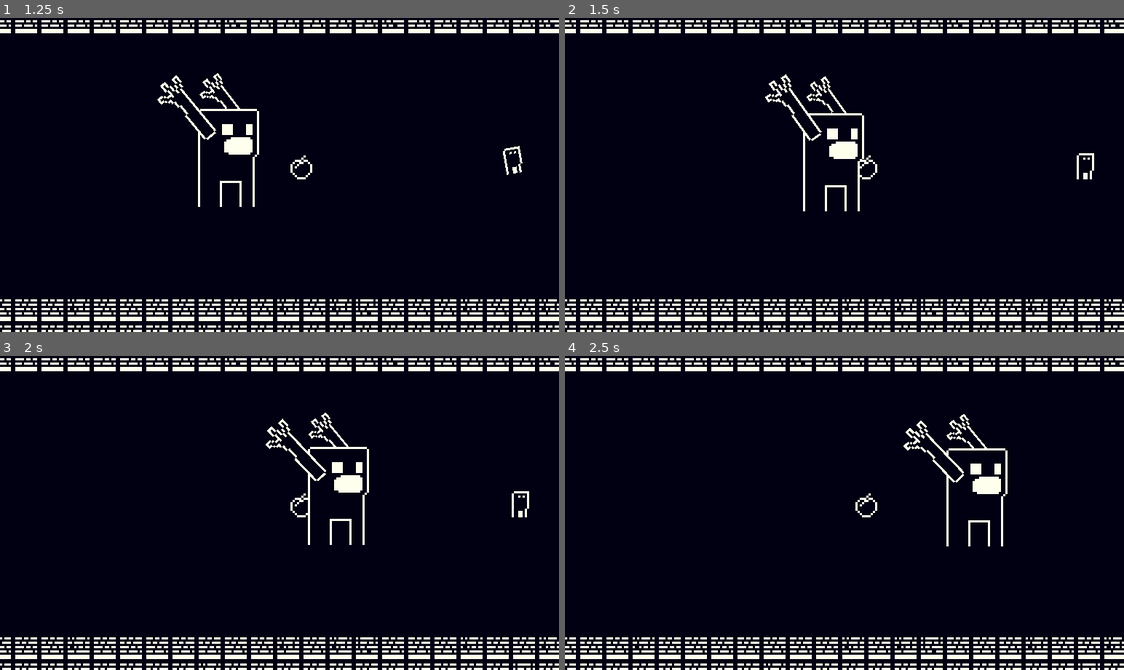
Above: before the commit, frames 1-4 (two rows, left to right).
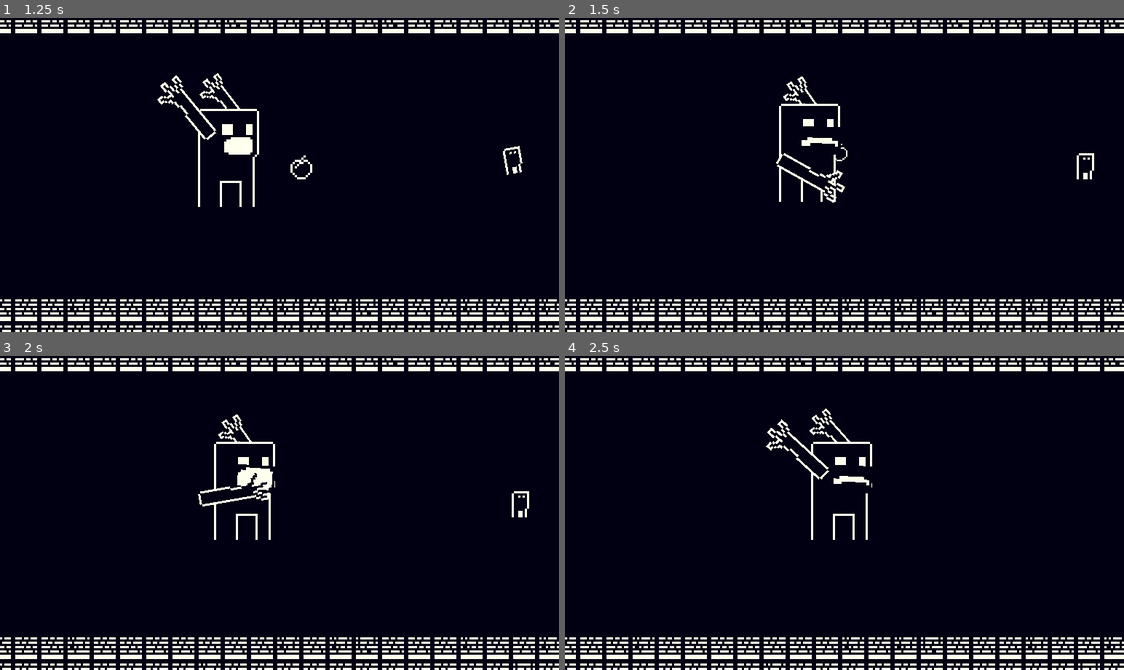
Above: after the commit, the same moments.

Repository: rrebane/ld50
Game: Godot game, scene res://world/levels/level_1.tscn
Two runs of this game, one before a commit and one after it. Both use one fixed random seed, a clock stepped at 60 frames per second and the inputs below.
Inputs (mouse positions are in pixels of both pictures, inside the frame that each line leads up to):
- Up to frame 1 (1.25 s): move the mouse to (402, 159) at 0.52 s; hold D (right) from 0.53 s (still down); tap Space (pick_up) at 0.6 s; click (402, 159) at 0.67 s
- Up to frame 2 (1.5 s): release D (right) at 1.25 s; drag from (732, 190) to (1090, 165) at 1.27 s
- Up to frame 3 (2 s): no input
- Up to frame 4 (2.5 s): move the mouse to (900, 443) at 2.02 s; hold D (right) from 2.03 s (still down); tap Space (pick_up) at 2.1 s

Frame 1 is identical in both runs. In frame 2, 1.8% of the frame differs, in the area x 35-56%, y 17-62%; in frame 3, 2.2%, in the area x 35-67%, y 18-61%; in frame 4, 2.1%.

Commit message:
Adds eating and some assets
This adds some further logic to eating and also some
new food and obstacle assets. Got a bit carried away.

Diff:
--- a/food/Food.gd
+++ b/food/Food.gd
@@ -4,6 +4,7 @@
 var THROW_SPEED := Vector2(100, 0)
 var DRAG := Vector2(2, 0)
 var velocity := Vector2.ZERO
+var is_being_eaten := false
 
 func _physics_process(delta):
 	if abs(velocity.x) < 5:
@@ -14,5 +15,22 @@
 	velocity = move_and_slide(velocity)
 
 func throw(player_position, dir):
+	if is_being_eaten:
+		return
 	velocity = THROW_SPEED * dir
 	pass
+
+func get_eaten(mouth_global_position):
+	is_being_eaten = true
+	var tween = Tween.new()
+	add_child(tween)
+	tween.interpolate_property(
+		self, "global_position",
+		global_position, mouth_global_position, 0.2,
+		Tween.TRANS_QUAD, Tween.EASE_IN)
+	tween.interpolate_property(
+		self, "scale",
+		null, Vector2(0.5, 0.5), 0.2,
+		Tween.TRANS_QUAD, Tween.EASE_IN)
+	tween.start()
+	tween.connect("tween_all_completed", self, "queue_free")
--- a/food/Food.tscn
+++ b/food/Food.tscn
@@ -6,7 +6,7 @@
 [sub_resource type="CircleShape2D" id=2]
 radius = 6.0
 
-[node name="KinematicBody2D" type="KinematicBody2D"]
+[node name="KinematicBody2D" type="KinematicBody2D" groups=["food"]]
 position = Vector2( 0, -1 )
 collision_layer = 4
 collision_mask = 0
--- a/units/BlockyPlayer.gd
+++ b/units/BlockyPlayer.gd
@@ -9,6 +9,7 @@
 
 onready var STATES = {
 	"Move": $States/Move,
+	"Eaten": $States/Eaten,
 }
 onready var fsm = FSM.new(self, $States, STATES["Move"], true)
 onready var item_holder : Position2D = $RotationParent/ItemPosition
@@ -34,6 +35,9 @@
 			held_item.throw(global_position, direction)
 			held_item = null
 
+func get_eaten(mouth_global_position):
+	STATES["Eaten"].tween_target = mouth_global_position
+	fsm.state_next = STATES["Eaten"]
 
 # Mouse movement
 # Works in a scene without a camera,
--- a/units/BlockyPlayer.tscn
+++ b/units/BlockyPlayer.tscn
@@ -1,8 +1,9 @@
-[gd_scene load_steps=9 format=2]
+[gd_scene load_steps=10 format=2]
 
 [ext_resource path="res://sprites/blocky_player.png" type="Texture" id=1]
 [ext_resource path="res://units/BlockyPlayer.gd" type="Script" id=2]
 [ext_resource path="res://units/player_states/Move.gd" type="Script" id=3]
+[ext_resource path="res://units/player_states/Eaten.gd" type="Script" id=4]
 
 [sub_resource type="RectangleShape2D" id=2]
 extents = Vector2( 4.5, 6 )
@@ -127,6 +128,9 @@
 [node name="Move" type="Node" parent="States"]
 script = ExtResource( 3 )
 
+[node name="Eaten" type="Node" parent="States"]
+script = ExtResource( 4 )
+
 [node name="AnimationPlayer" type="AnimationPlayer" parent="."]
 anims/RESET = SubResource( 3 )
 anims/reset = SubResource( 4 )
--- a/units/Monster.gd
+++ b/units/Monster.gd
@@ -9,15 +9,18 @@
 
 onready var STATES = {
 	"Follow": $States/Follow,
+	"Eat": $States/Eat
 }
 
 onready var fsm = FSM.new(self, $States, STATES["Follow"], true)
 onready var rotation_container = $Rotation
 onready var body_anim = $BodyAnimationPlayer
 onready var hands_anim = $HandsAnimationPlayer
+onready var food_detector = $Rotation/FoodDetector
+onready var eating_timer = $EatingTimer
 
 func _ready():
-	$Rotation/FoodDetector.connect("body_entered", self, "body_entered_fooddetector")
+	food_detector.connect("body_entered", self, "body_entered_fooddetector")
 	if player_path:
 		player_node = get_node(player_path)
 
@@ -26,6 +29,19 @@
 	fsm.run_machine(delta)
 
 func body_entered_fooddetector(body):
-	print(body)
+
 	if body.is_in_group("food"):
-		print(body)
+		if body.is_in_group("player"):
+			STATES["Eat"].has_eaten_player = true
+		eat()
+		body.get_eaten($Rotation/MonsterBody/MonsterMouth.global_position)
+
+func eat():
+	var targets = food_detector.get_overlapping_bodies()
+	if targets.size() > 0:
+		fsm.state_next = STATES["Eat"]
+		if targets.size() > 1:
+			targets.remove(0)
+			for t in targets:
+				if t != self:
+					t.queue_free()
--- a/units/Monster.tscn
+++ b/units/Monster.tscn
@@ -1,10 +1,11 @@
-[gd_scene load_steps=16 format=2]
+[gd_scene load_steps=17 format=2]
 
 [ext_resource path="res://sprites/monster_arm.png" type="Texture" id=1]
 [ext_resource path="res://sprites/monster_body.png" type="Texture" id=2]
 [ext_resource path="res://units/Monster.gd" type="Script" id=3]
 [ext_resource path="res://sprites/monster_mouth-Sheet.png" type="Texture" id=4]
 [ext_resource path="res://units/monster_states/Follow.gd" type="Script" id=5]
+[ext_resource path="res://units/monster_states/Eat.gd" type="Script" id=6]
 
 [sub_resource type="RectangleShape2D" id=1]
 extents = Vector2( 12, 6 )
@@ -185,7 +186,7 @@
 [sub_resource type="Animation" id=5]
 resource_name = "HandsEat"
 length = 0.3
-step = 0.05
+step = 0.01
 tracks/0/type = "value"
 tracks/0/path = NodePath("Rotation/MonsterArmFront:position")
 tracks/0/interp = 1
@@ -193,10 +194,10 @@
 tracks/0/imported = false
 tracks/0/enabled = true
 tracks/0/keys = {
-"times": PoolRealArray( 0, 0.1, 0.3 ),
-"transitions": PoolRealArray( 1, 1, 1 ),
-"update": 0,
-"values": [ Vector2( -5, 1.103 ), Vector2( 10, 1.103 ), Vector2( -15, 1.103 ) ]
+"times": PoolRealArray( 0, 0.07, 0.3 ),
+"transitions": PoolRealArray( 1, 1, 1 ),
+"update": 0,
+"values": [ Vector2( -5, 1.103 ), Vector2( -5, 1.103 ), Vector2( -15, 1.103 ) ]
 }
 tracks/1/type = "value"
 tracks/1/path = NodePath("Rotation/MonsterArmFront:rotation_degrees")
@@ -205,10 +206,10 @@
 tracks/1/imported = false
 tracks/1/enabled = true
 tracks/1/keys = {
-"times": PoolRealArray( 0, 0.1, 0.3 ),
-"transitions": PoolRealArray( 1, 1, 1 ),
-"update": 0,
-"values": [ 0.0, 0.0, -10.0 ]
+"times": PoolRealArray( 0, 0.07, 0.3 ),
+"transitions": PoolRealArray( 1, 1, 1 ),
+"update": 0,
+"values": [ -58.2, 50.0, -10.0 ]
 }
 tracks/2/type = "value"
 tracks/2/path = NodePath("Rotation/MonsterArmBack:position")
@@ -473,9 +474,9 @@
 offset = Vector2( 17.9865, -4.32753 )
 
 [node name="FoodDetector" type="Area2D" parent="Rotation"]
-position = Vector2( 22, 0 )
+position = Vector2( 18, 0 )
 collision_layer = 8
-collision_mask = 4
+collision_mask = 5
 
 [node name="CollisionShape2D" type="CollisionShape2D" parent="Rotation/FoodDetector"]
 position = Vector2( -1.5, 1.5 )
@@ -497,3 +498,8 @@
 
 [node name="Follow" type="Node" parent="States"]
 script = ExtResource( 5 )
+
+[node name="Eat" type="Node" parent="States"]
+script = ExtResource( 6 )
+
+[node name="EatingTimer" type="Timer" parent="."]
--- /dev/null
+++ b/units/monster_states/Eat.gd
@@ -0,0 +1,19 @@
+extends State
+
+var has_eaten_player := false
+
+func run(_delta):
+	pass
+
+func initialize():
+	obj.body_anim.play("BodyEat")
+	obj.hands_anim.play("HandsEat")
+	if not obj.eating_timer.is_connected("timeout", self, "on_timeout"):
+		obj.eating_timer.connect("timeout", self, "on_timeout")
+	obj.eating_timer.start()
+
+func on_timeout():
+	if has_eaten_player:
+		print("Game over")
+	else:
+		obj.fsm.state_next = obj.STATES["Follow"]
--- /dev/null
+++ b/units/player_states/Eaten.gd
@@ -0,0 +1,18 @@
+extends State
+
+var tween_target : Vector2 = Vector2.ZERO
+
+# Called when the node enters the scene tree for the first time.
+func initialize():
+	var tween = Tween.new()
+	add_child(tween)
+	tween.interpolate_property(
+		obj, "global_position",
+		null, tween_target, 0.2,
+		Tween.TRANS_QUAD, Tween.EASE_IN)
+	tween.interpolate_property(
+		obj, "scale",
+		null, Vector2(0.5, 0.5), 0.2,
+		Tween.TRANS_QUAD, Tween.EASE_IN)
+	tween.start()
+	tween.connect("tween_all_completed", obj, "queue_free")
Not shown, added: sounds/Land.wav.import
Not shown, added: sounds/Step.wav.import
Not shown, added: sounds/Swipe.wav.import
Binary file added: sprites/broken_log_bottom.aseprite
Binary file added: sprites/broken_log_bottom.png
Binary file added: sprites/broken_log_top.aseprite
Binary file added: sprites/broken_log_top.png
Binary file added: sprites/chest-Sheet.png
Binary file added: sprites/chest.aseprite
Binary file added: sprites/chest.png
Binary file added: sprites/chicken.aseprite
Binary file added: sprites/chicken.png
(and 5 more such lines)
